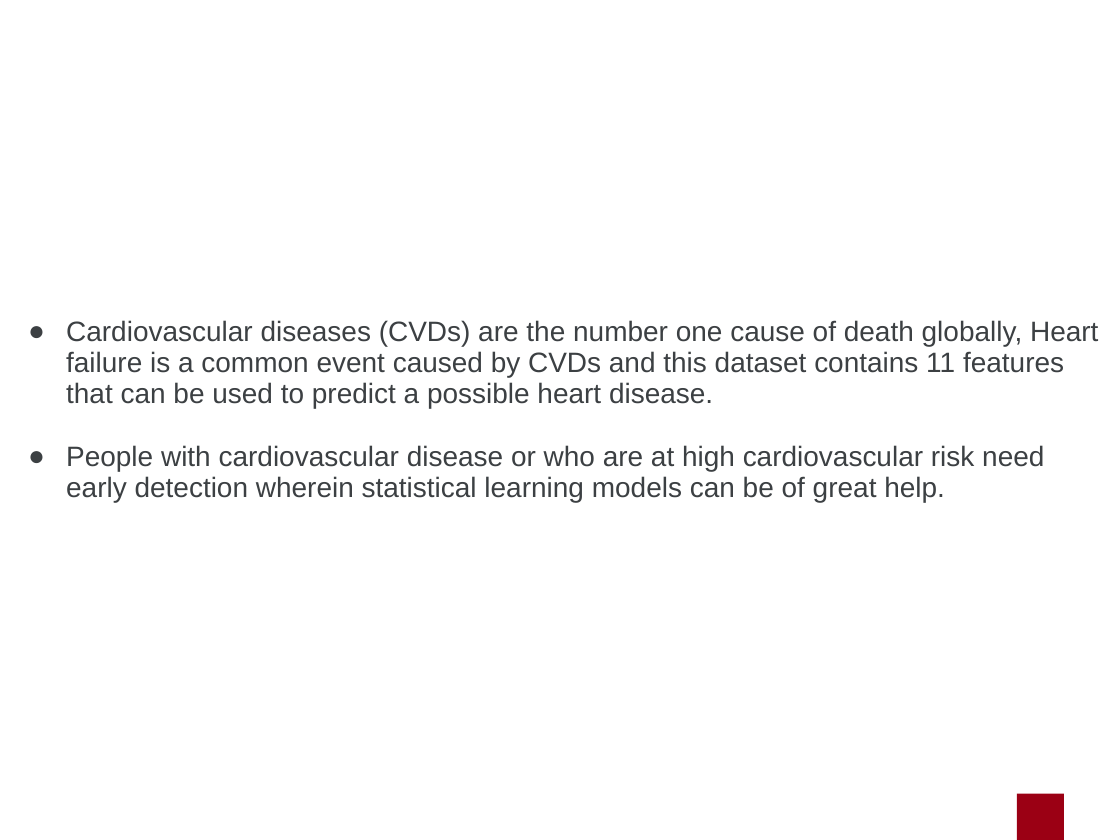
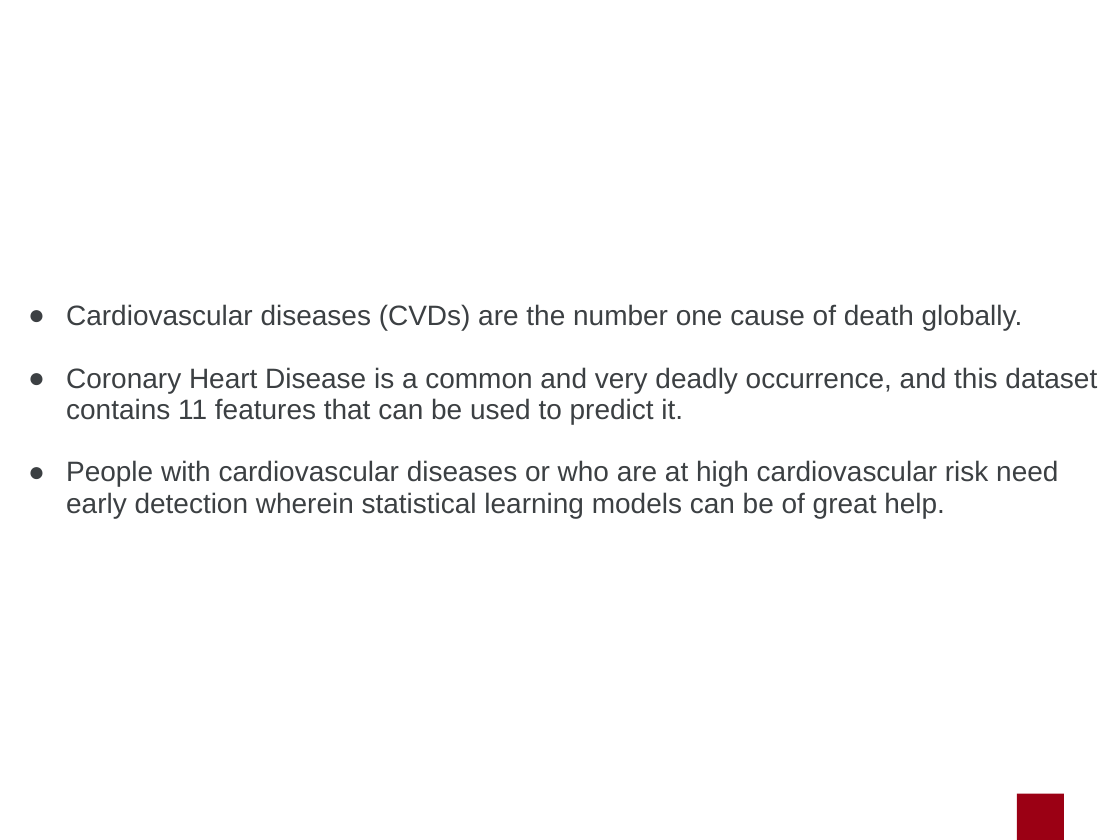
Before and after one commit to marcouderzo/CoronaryHeartDisease-Prediction, a slide deck: slide 2 of slides.pptx. Drawn at 1120x840 pixels with LibreOffice and Linux fonts; fonts in the diff are those of the drawing; background and template pictures are left out. Boxes give left, top, right and bottom in pixels: in the first picture for what was removed or moved away, otherwise in the second. Text is boxed around its words. In the diff, an @@ line names an element or a change of style, - is before the commit and + after.

```diff
--- a/slides.pptx
+++ b/slides.pptx
@@ text at (66,304,1097,518): text changed @@
-● Cardiovascular diseases (CVDs) are the number one cause of death globally, Heart failure is a common event caused by CVDs and this dataset contains 11 features that can be used to predict a possible heart disease.
-● People with cardiovascular disease or who are at high cardiovascular risk need early detection wherein statistical learning models can be of great help.
+● Cardiovascular diseases (CVDs) are the number one cause of death globally.
+● Coronary Heart Disease is a common and very deadly occurrence, and this dataset contains 11 features that can be used to predict it.
+● People with cardiovascular diseases or who are at high cardiovascular risk need early detection wherein statistical learning models can be of great help.
```
Also in this commit, not shown: 3 other slides changed, 2 other files.
